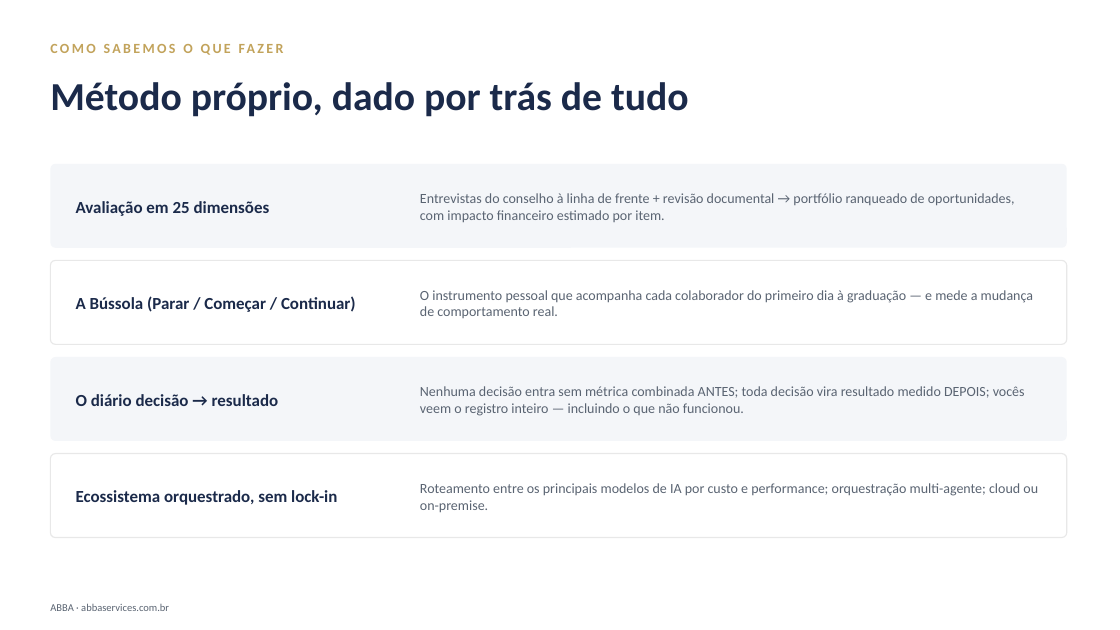
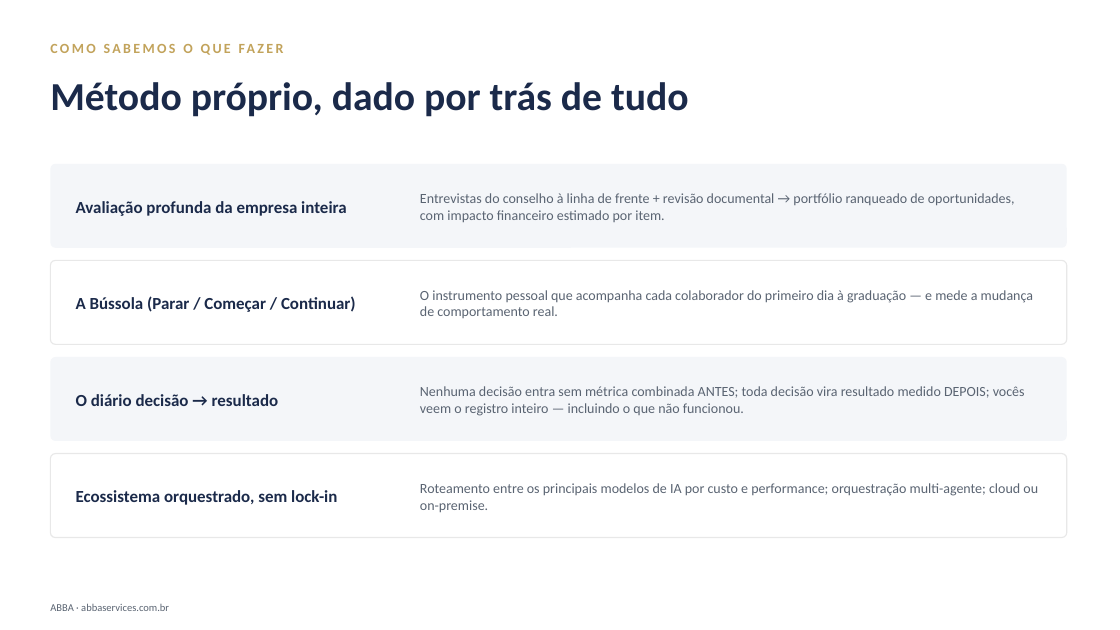
Before and after one commit to DanielMoraesCoca/abba-ops, a slide deck: slide 9 of 08-materiais/modelos/abba-deck-institucional.pptx. Drawn at 1120x630 pixels with LibreOffice and Linux fonts; fonts in the diff are those of the drawing. Boxes give left, top, right and bottom in pixels: in the first picture for what was removed or moved away, otherwise in the second. Text is boxed around its words. In the diff, an @@ line names an element or a change of style, - is before the commit and + after.

```diff
--- a/08-materiais/modelos/abba-deck-institucional.pptx
+++ b/08-materiais/modelos/abba-deck-institucional.pptx
@@ text at <box>76,201,346,216</box>: text changed @@
-Avaliação em 25 dimensões
+Avaliação profunda da empresa inteira
```
Also in this commit, not shown: 3 other slides changed, 9 other files.
